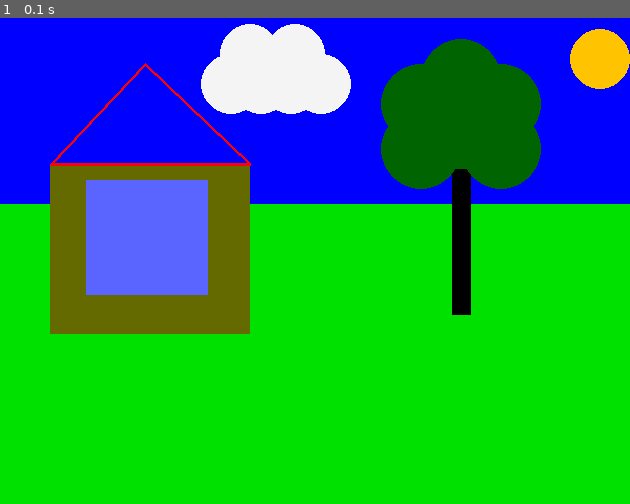
Above: before the commit, frame 1.
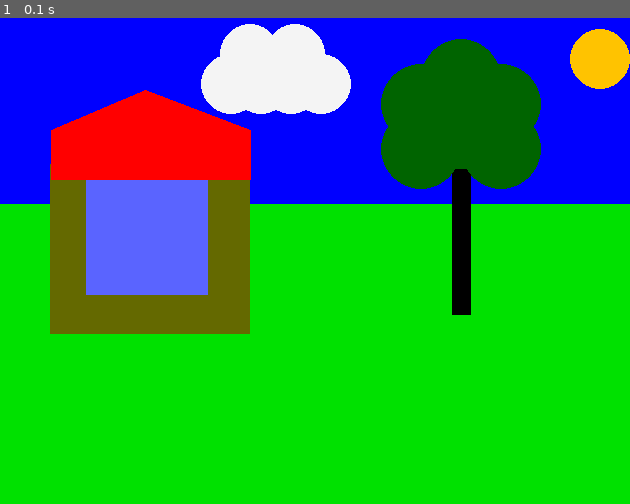
Above: after the commit, the same moment.

Repository: drchaos63/pygame.draw
Game: pygame game, started from main.py
Same seed, same stepped clock (60 frames per second), same inputs: the game is played once before the commit and once after it.
Inputs:
- Up to frame 1 (0.1 s): no input

The runs differ from the first frame. In frame 1, 4.3% of the frame differs, in the area x 7-40%, y 9-34%.

Commit message:
pygame draw update

Diff:
--- a/main.py
+++ b/main.py
@@ -10,12 +10,12 @@
 clock = pg.time.Clock()
 BLUE = (0,  0, 255)
 
-polygon_width=70
+
 s.fill(BLUE)
 rect(s, (0, 225, 0), (0, 200, 630, 630))
 rect(s, (100,105, 0), (50,160 , 200, 170))
 rect(s, (90, 100, 255), (86, 176, 122, 115))
-polygon(s,(255,0,0),[[51,160],[250,160],[145,60]],3)
+polygon(s,(255,0,0),[[51,150],[250,150],[145,110]],50)
 line(s,(0,0,0),(461,145),(461,310),19)
 circle(s,(0,100,0),(461,125),40)
 circle(s,(0,100,0),(461,75),40)
